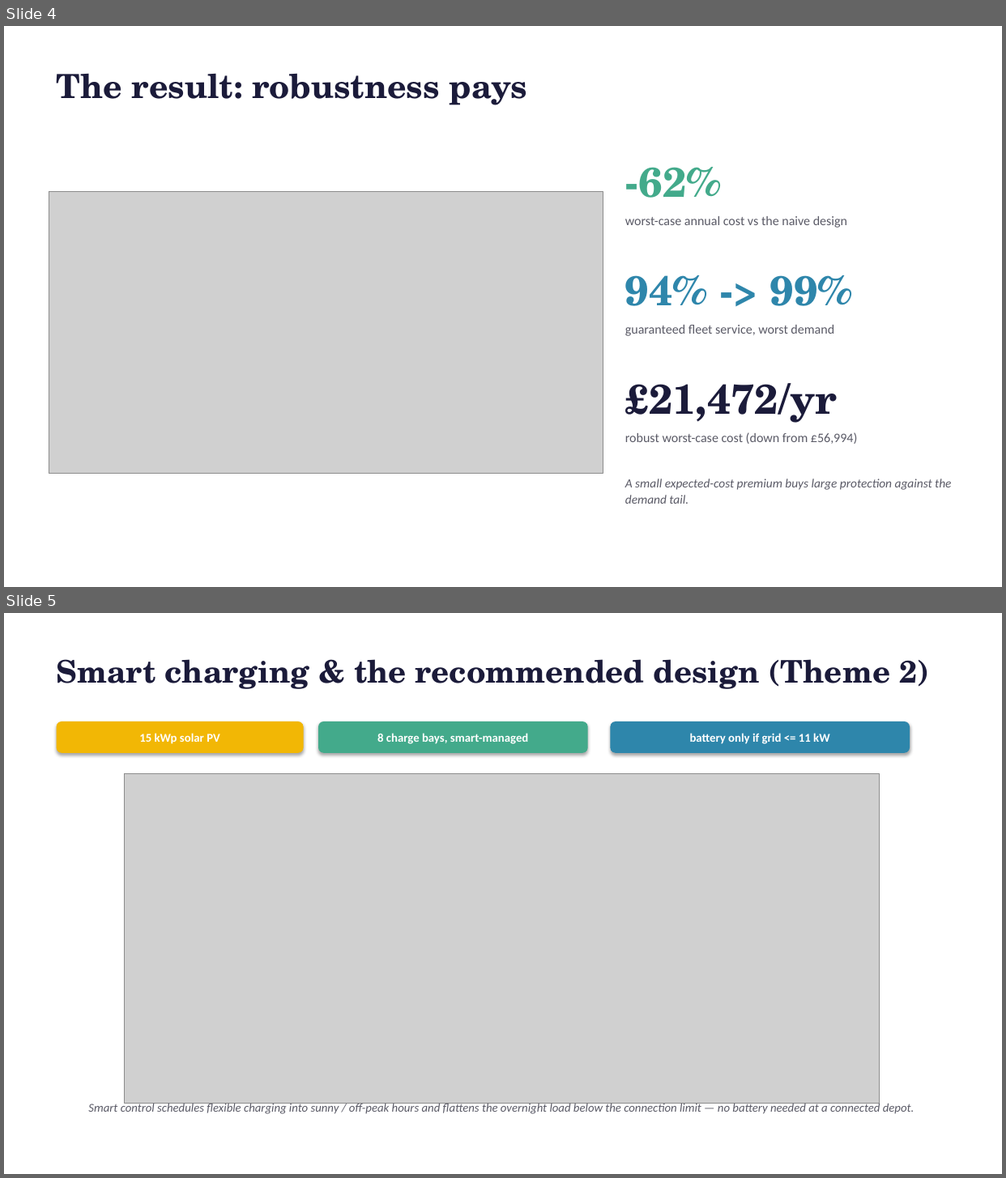
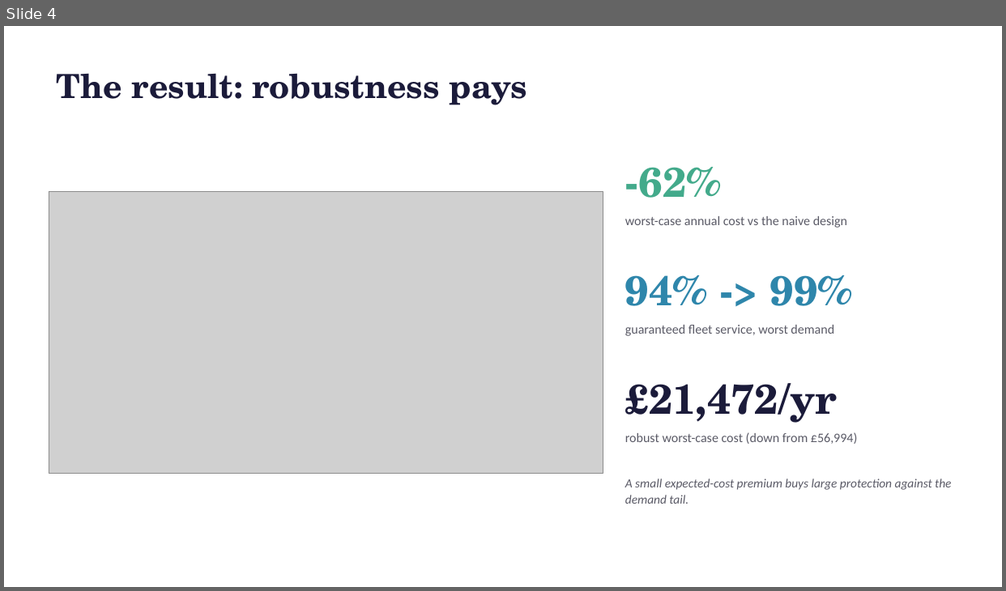
Before and after one commit to Gourav88502/emicromobility-robust-charging, a slide deck: outputs/Presentation.pptx. Shown one above the other, each under a label of ours: slides 4 and 5 before the commit, slide 4 after it. The pictures are 1006x1178 and 1006x591 pixels, drawn with LibreOffice and Linux fonts; fonts in the diff are those of the drawing; grey boxes stand for pictures. Boxes give left, top, right and bottom in pixels: in the first picture for what was removed or moved away, otherwise in the second. Text is boxed around its words. In the diff, an @@ line names an element or a change of style, - is before the commit and + after.

```diff
--- a/outputs/Presentation.pptx
+++ b/outputs/Presentation.pptx
@@ slide 5 removed at bbox=[4, 613, 1002, 1174], background #FFFFFF @@
@@ text removed at bbox=[57, 659, 929, 689] @@
-Smart charging & the recommended design (Theme 2)
@@ rounded rectangle removed at bbox=[57, 722, 304, 753] @@
-15 kWp solar PV
@@ rounded rectangle removed at bbox=[318, 722, 588, 753] @@
-8 charge bays, smart-managed
@@ rounded rectangle removed at bbox=[611, 722, 910, 753] @@
-battery only if grid <= 11 kW
@@ picture removed at bbox=[125, 774, 879, 1103] @@
@@ text removed at bbox=[88, 1101, 914, 1114] @@
-Smart control schedules flexible charging into sunny / off-peak hours and flattens the overnight load below the connection limit — no battery needed at a connected depot.
```
Also in this commit, not shown: 1 slide changed, 1 slide added, 11 other files.
